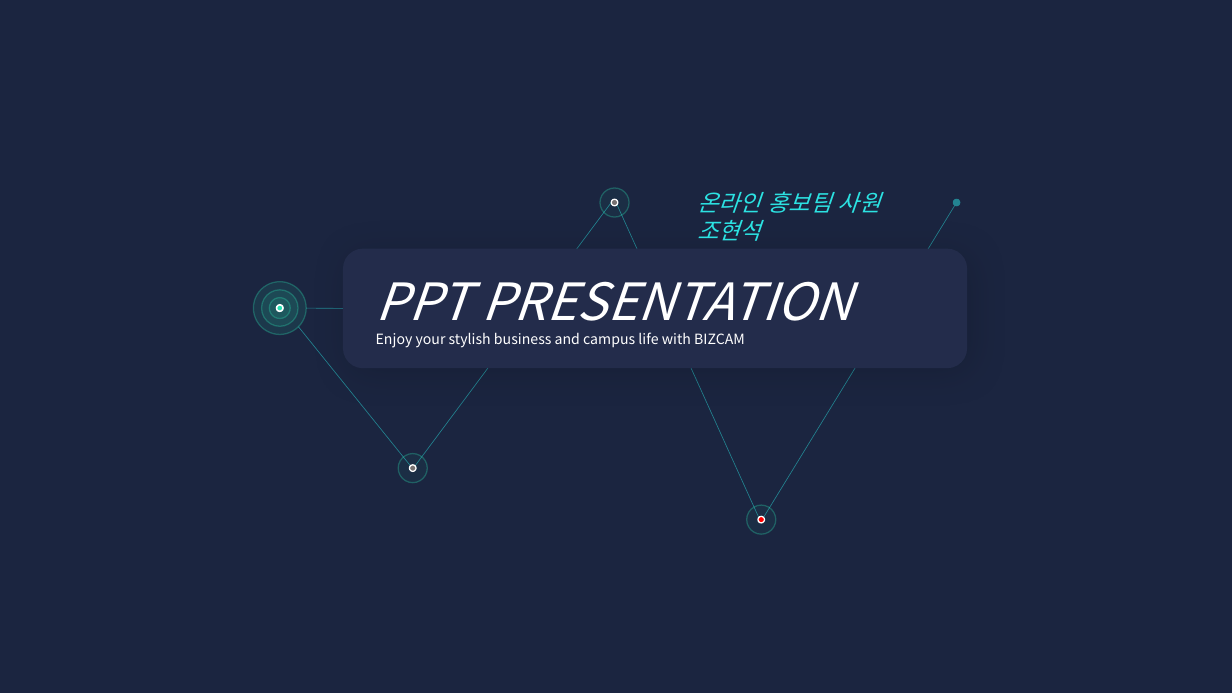
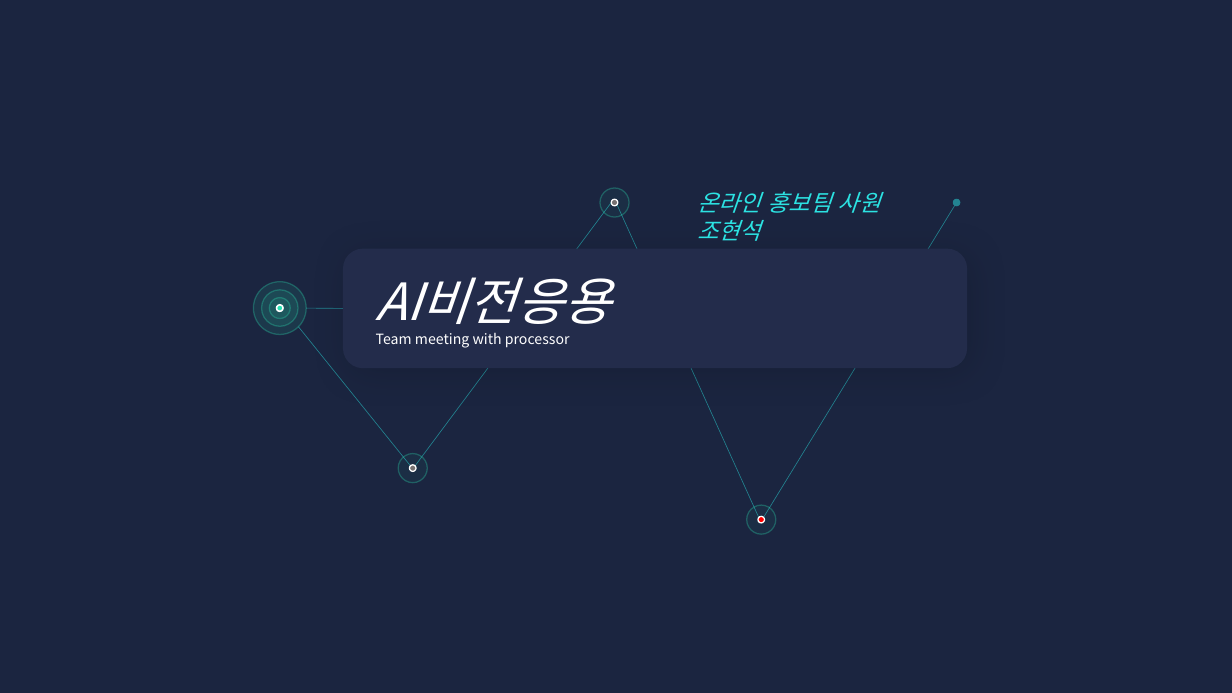
Before and after one commit to dandeeAndy/AI_Vision_application, a slide deck: slide 1 of 팀플/9월27일발표ppt.pptx. Drawn at 1232x693 pixels with LibreOffice and Linux fonts; fonts in the diff are those of the drawing. Boxes give left, top, right and bottom in pixels: in the first picture for what was removed or moved away, otherwise in the second. Text is boxed around its words. In the diff, an @@ line names an element or a change of style, - is before the commit and + after.

```diff
--- a/팀플/9월27일발표ppt.pptx
+++ b/팀플/9월27일발표ppt.pptx
@@ text in rounded rectangle at [376,277,611,348]: text changed @@
-PPT PRESENTATION
-Enjoy your stylish business and campus life with BIZCAM
+AI비전응용
+Team meeting with processor
```
Also in this commit, not shown: 3 other slides changed, 7 other files.
